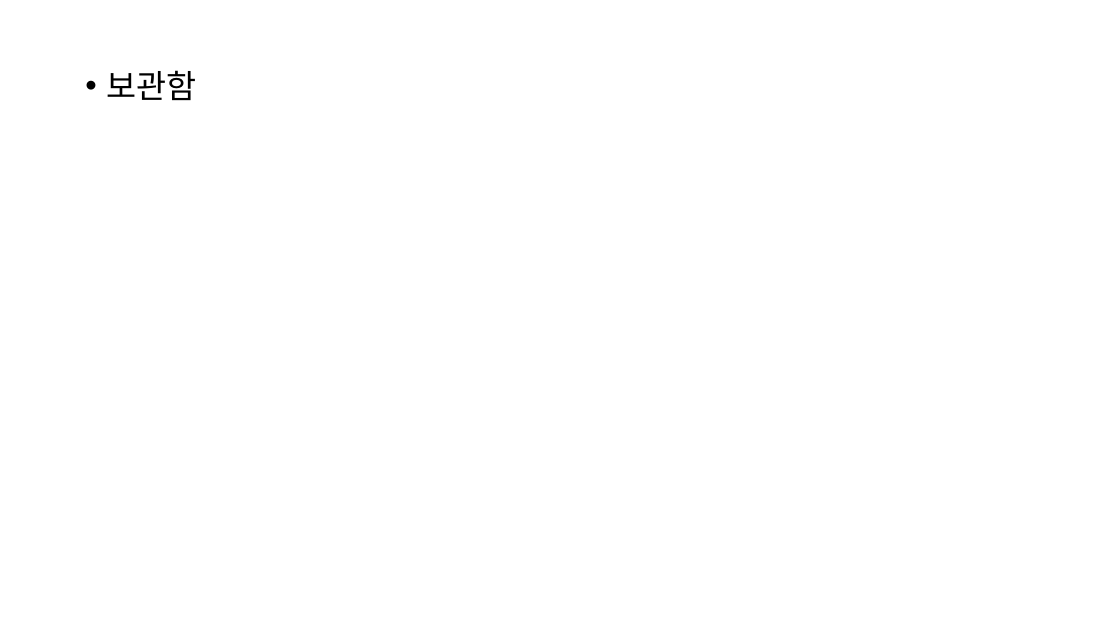
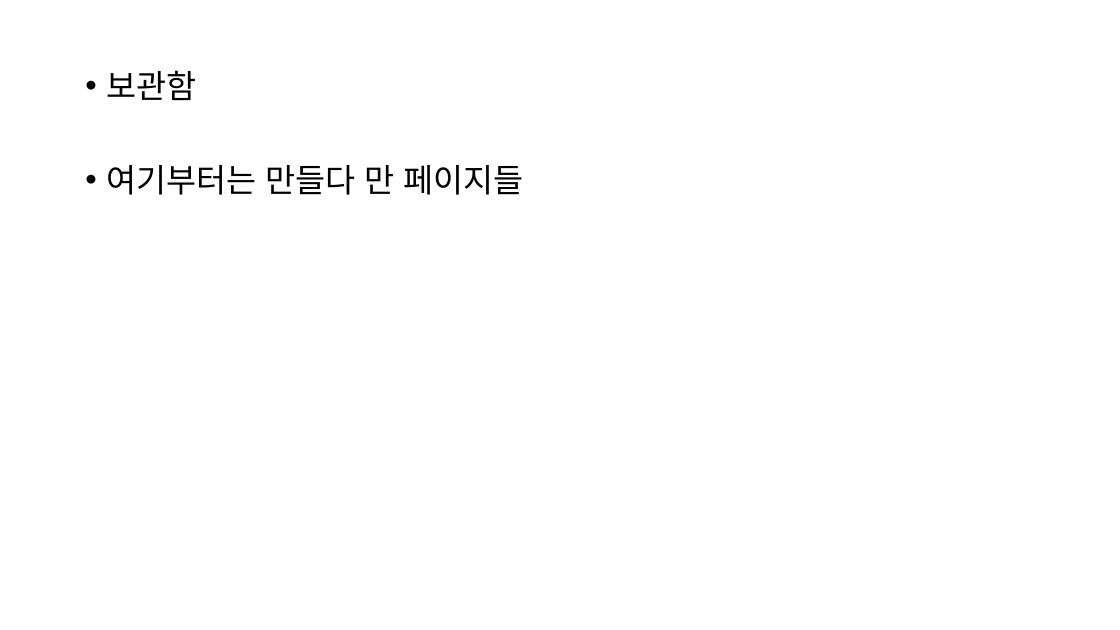
Before and after one commit to rlatjrqja/Server3, a slide deck: slide 5 of 서버프로그래밍.pptx (slide 7 before the commit). Drawn at 1120x630 pixels with LibreOffice and Linux fonts; fonts in the diff are those of the drawing. Boxes give left, top, right and bottom in pixels: in the first picture for what was removed or moved away, otherwise in the second. Text is boxed around its words. In the diff, an @@ line names an element or a change of style, - is before the commit and + after.

```diff
--- a/서버프로그래밍.pptx
+++ b/서버프로그래밍.pptx
@@ text at [106,165,524,195]: paragraph added @@
+• 여기부터는 만들다 만 페이지들
```
Also in this commit, not shown: 3 slides added, 3 slides removed.
